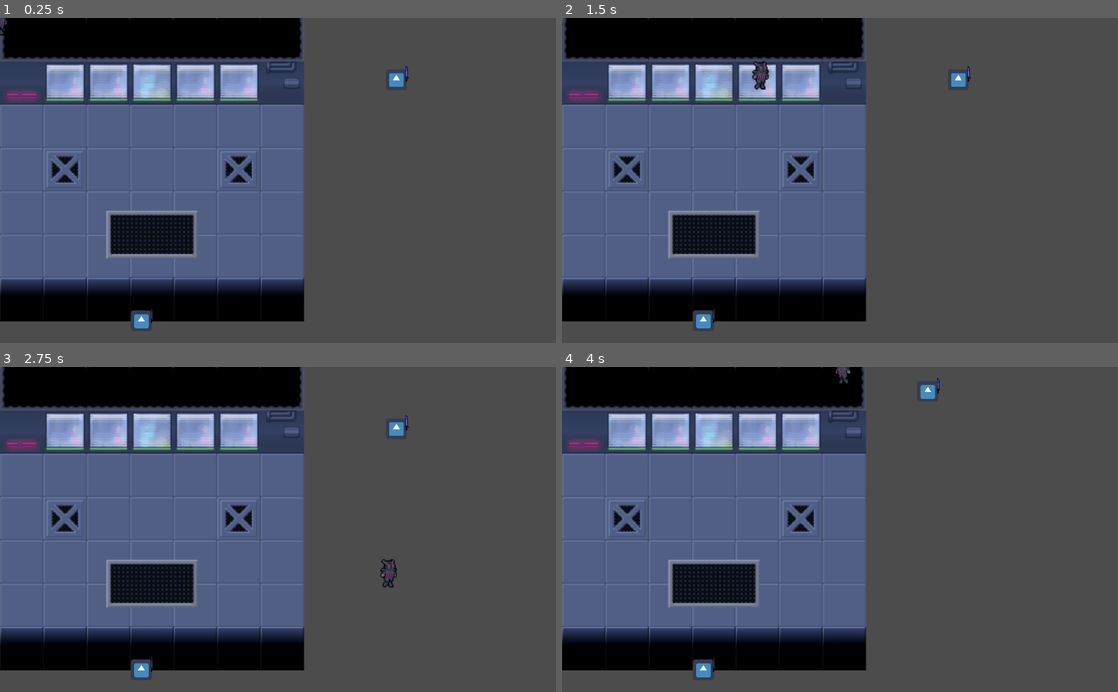
Above: before the commit, frames 1-4 (two rows, left to right).
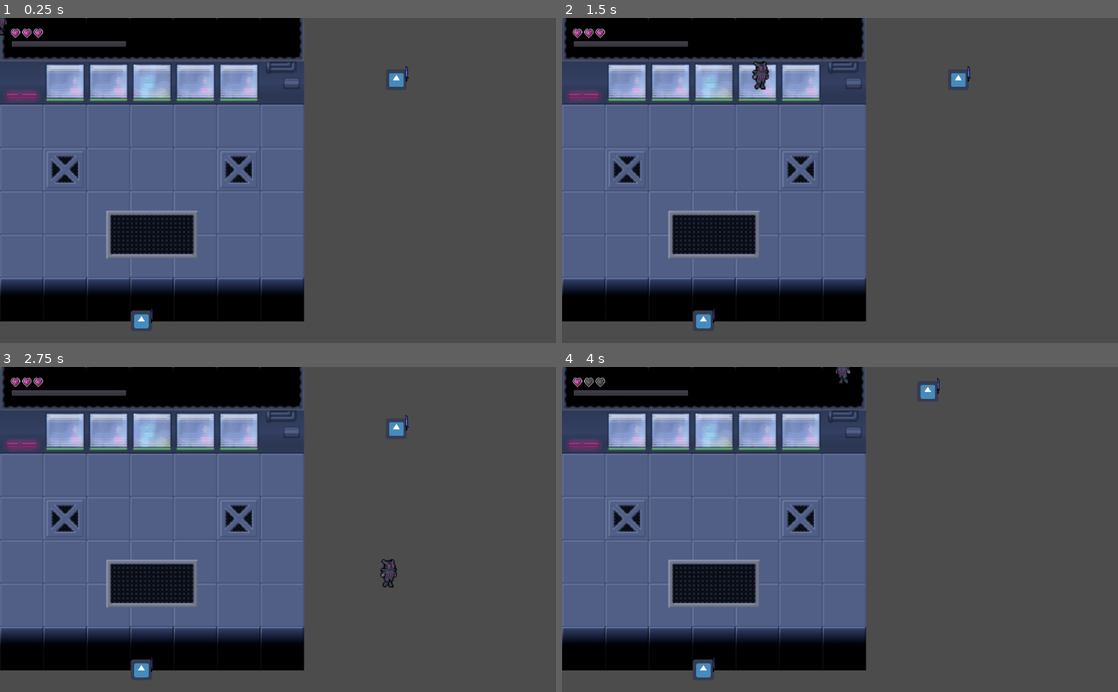
Above: after the commit, the same moments.

Repository: Shakespearian-Apes/Prototype-Build
Game: Godot game, scene res://Root.tscn
The game is run twice, just before and just after one commit, with the same random seed, the same clock (stepped at 60 frames per second) and the same inputs. The engine's default icon, where the game draws it, is replaced by a stand-in: a white triangle on a blue panel in a dark square.
Inputs:
- Up to frame 1 (0.25 s): no input
- Up to frame 2 (1.5 s): tap Enter at 0.5 s; hold Right (ui_right) 0.53-1.28 s; hold Down (ui_down) from 1.28 s (still down)
- Up to frame 3 (2.75 s): release Down (ui_down) at 2.03 s; hold Right (ui_right) from 2.03 s (still down)
- Up to frame 4 (4 s): release Right (ui_right) at 2.78 s; hold Up (ui_up) 2.78-3.53 s; hold Left (ui_left) from 3.53 s (still down)

The runs differ from the first frame. In frame 1, 0.5% of the frame differs, in the area x 1-23%, y 3-9%; in frame 2, 0.5%; in frame 3, 0.5%; in frame 4, 0.5%.

Commit message:
added heart containers to the hud and added script to fill and empty them dynamic depending on the figure controlled

Diff:
--- /dev/null
+++ b/Hud/EmptyHeart.tscn
@@ -0,0 +1,11 @@
+[gd_scene load_steps=2 format=2]
+
+[ext_resource path="res://Assets/Misc/empty_heart.png" type="Texture" id=1]
+
+[node name="EmptyHeart" type="TextureRect"]
+margin_right = 17.0
+margin_bottom = 17.0
+texture = ExtResource( 1 )
+__meta__ = {
+"_edit_use_anchors_": false
+}
--- /dev/null
+++ b/Hud/FullHeart.tscn
@@ -0,0 +1,11 @@
+[gd_scene load_steps=2 format=2]
+
+[ext_resource path="res://Assets/Misc/full_heart.png" type="Texture" id=1]
+
+[node name="FullHeart" type="TextureRect"]
+margin_right = 17.0
+margin_bottom = 17.0
+texture = ExtResource( 1 )
+__meta__ = {
+"_edit_use_anchors_": false
+}
--- /dev/null
+++ b/Hud/Hud.gd
@@ -0,0 +1,40 @@
+extends Node
+
+var full_heart = load("res://Hud/FullHeart.tscn")
+var full_heart_name
+var empty_heart = load("res://Hud/EmptyHeart.tscn")
+var empty_heart_name
+onready var root = get_parent()
+
+# Called when the node enters the scene tree for the first time.
+func _ready():
+	# root.connect("setPlayer", self, "set_health_container")
+	root.connect("playerDead", self, "reset_health_container")
+	set_health_container()
+
+# adds full Hearts to the VerticalContainer
+func set_health_container():
+	var i = 0
+	var hearts = root.player_node.MAX_HEALTH
+	while i < hearts:
+		var heart = full_heart.instance()
+		full_heart_name = heart.get_texture()
+		$HeartRow.add_child(heart)
+		i+=1
+
+#Emptys the Container so it doesnt show more Hearts as it should
+func reset_health_container(_node):
+	var hearts = $HeartRow.get_children()
+	for heart in hearts:
+		heart.queue_free()
+	set_health_container()
+
+#replaces the full heart containers with empty ones
+func lost_health():
+	var hearts = $HeartRow.get_children()
+	for heart in hearts:
+		if heart.get_texture() == full_heart_name:
+			heart.queue_free()
+			var empty = empty_heart.instance()
+			$HeartRow.add_child(empty)
+			return
--- a/Hud/Hud.tscn
+++ b/Hud/Hud.tscn
@@ -1,3 +1,21 @@
-[gd_scene format=2]
+[gd_scene load_steps=2 format=2]
 
-[node name="Hud" type="Node"]
+[ext_resource path="res://Hud/Hud.gd" type="Script" id=1]
+
+[node name="Hud" type="VBoxContainer"]
+margin_left = 20.0
+margin_top = 20.0
+margin_right = 234.0
+margin_bottom = 72.0
+script = ExtResource( 1 )
+__meta__ = {
+"_edit_use_anchors_": true
+}
+
+[node name="HeartRow" type="HBoxContainer" parent="."]
+margin_right = 214.0
+
+[node name="PanelContainer" type="PanelContainer" parent="."]
+margin_top = 4.0
+margin_right = 214.0
+margin_bottom = 18.0
--- a/Player/Start_Player.gd
+++ b/Player/Start_Player.gd
@@ -3,6 +3,7 @@
 signal got_hit
 
 var health = 3
+const MAX_HEALTH = 3
 const MAX_SPEED = 500
 const ACCELERATION = 100
 const FRICTION = 100
--- a/Player/StateMachine/PlayerSM.gd
+++ b/Player/StateMachine/PlayerSM.gd
@@ -2,6 +2,7 @@
 class_name PlayerStateMachine
 
 func _ready():
+
 	root.set_player(get_parent())
 
 
@@ -10,6 +11,7 @@
 	if inc == parent:
 		return
 	parent.health -= damage
+	root.get_node("Hud").lost_health()
 	if parent.health < 1:
 		player_dead(inc)
 
